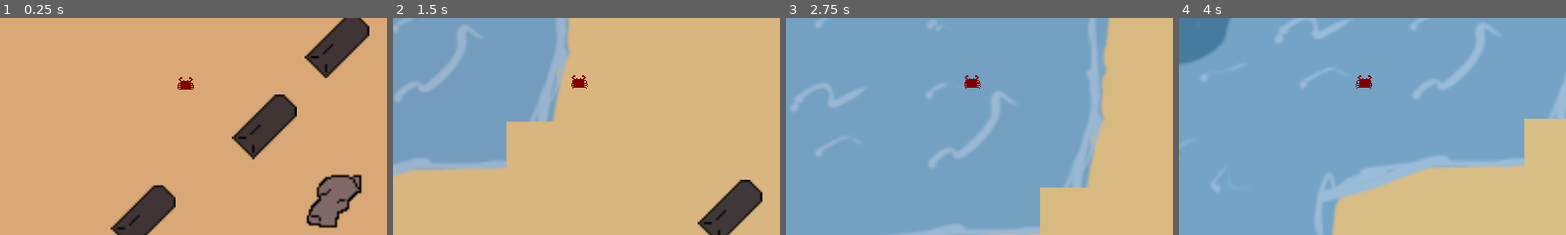
Above: before the commit, frames 1-4 (left to right).
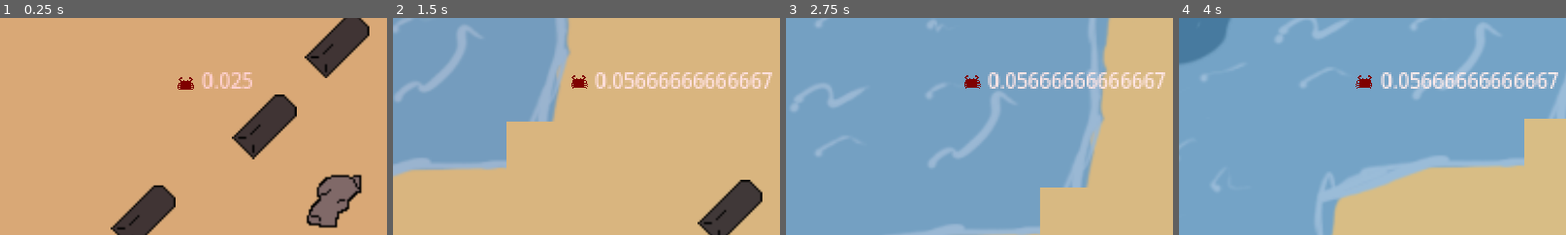
Above: after the commit, the same moments.

Repository: nporposoft/crabs-on-the-island
Game: Godot game, scene res://scenes/island_v1/island_v1.tscn
Two runs of this game, one before a commit and one after it. Both use one fixed random seed, a clock stepped at 60 frames per second and the inputs below.
Inputs:
- Up to frame 1 (0.25 s): no input
- Up to frame 2 (1.5 s): tap Enter at 0.5 s; hold Shift (dodge) 0.53-1.28 s; hold W (move_up) from 0.53 s (still down); tap Shift (dodge) at 1.35 s
- Up to frame 3 (2.75 s): release W (move_up) at 2.03 s; hold A (move_left) from 2.03 s (still down); hold Shift (dodge) from 2.03 s (still down)
- Up to frame 4 (4 s): release Shift (dodge) at 2.78 s; tap Shift (dodge) at 2.85 s; release A (move_left) at 3.53 s; hold S (move_down) from 3.53 s (still down); hold Shift (dodge) from 3.53 s (still down)
The pictures show only the part of the screen within x 26-76%, y 35-85%; the shares and areas given below are measured in that part.

The runs differ from the first frame. In frame 1, 0.5% of the frame differs, in the area x 52-66%, y 25-33%; in frame 2, 1.9%; in frame 3, 2.0%; in frame 4, 2.1%, in the area x 52-98%, y 25-33%.

Commit message:
drain/deplete battery energy

Diff:
--- a/crabs/Crab.gd
+++ b/crabs/Crab.gd
@@ -2,14 +2,24 @@
 
 extends RigidBody2D
 
+@export var move_battery_usage: float = 0.1
+@export var dash_battery_usage: float = 0.5
+@export var harvest_battery_usage: float = 0.1
+
 var _body_resources: Dictionary
-var _carried_resources: Dictionary
+var _carried_resources: Dictionary = {
+	"iron": 0,
+	"cobalt": 0,
+	"silicon": 0,
+	"water": 0,
+	"battery_energy": 0.0,
+}
 var _stats: Dictionary = {
 	"size": 1,
 	"hit_points": 10,
 	"strength": 10,
 	"move_speed": 10.0,
-	"solar_efficiency": 10,
+	"solar_efficiency": 0.1,
 	"battery_capacity": 10,
 	"harvest_speed": 10
 }
@@ -22,9 +32,34 @@
 	_stats = stats
 
 
-func _process(_delta: float) -> void:
+func _process(delta: float) -> void:
+	_update_animation_state()
+	_harvest_sunlight(delta)
+	_deplete_battery_from_movement(delta)
+
+
+func _harvest_sunlight(delta: float) -> void:
+	var time: float = WorldClock.time
+	if time > 0.25 && time < 0.75:
+		var gained_energy: float = _stats.solar_efficiency * delta
+		_set_battery_energy(_carried_resources.battery_energy + gained_energy)
+
+
+func _deplete_battery_from_movement(delta: float) -> void:
+	if !_is_moving():
+		return
+
+	var lost_energy: float = move_battery_usage * delta
+	_set_battery_energy(_carried_resources.battery_energy - lost_energy)
+
+
+func _set_battery_energy(value: float) -> void:
+	_carried_resources.battery_energy = clampf(value, 0, _stats.battery_capacity)
+
+
+func _update_animation_state() -> void:
 	var animation: String
-	if (linear_velocity.length() > 1):
+	if _is_moving():
 		animation = "move"
 	else:
 		animation = "idle"
@@ -32,3 +67,7 @@
 	if animation != _current_animation:
 		_current_animation = animation
 		$AnimatedSprite2D.play(_current_animation)
+
+
+func _is_moving() -> bool:
+	return linear_velocity.length() > 1
--- a/crabs/Crab.tscn
+++ b/crabs/Crab.tscn
@@ -1,7 +1,8 @@
-[gd_scene load_steps=10 format=3 uid="uid://ch3lyfrb4hms3"]
+[gd_scene load_steps=12 format=3 uid="uid://ch3lyfrb4hms3"]
 
 [ext_resource type="Script" path="res://crabs/Crab.gd" id="1_xe67b"]
 [ext_resource type="Texture2D" uid="uid://dkqevv6a7hwt5" path="res://assets/crab.png" id="2_5n7jq"]
+[ext_resource type="Script" path="res://crabs/CrabStatsDebug.gd" id="3_wxbeg"]
 
 [sub_resource type="PhysicsMaterial" id="PhysicsMaterial_0bir5"]
 
@@ -49,6 +50,9 @@
 [sub_resource type="CircleShape2D" id="CircleShape2D_hx6oy"]
 radius = 5.0
 
+[sub_resource type="Theme" id="Theme_4eqcg"]
+default_font_size = 10
+
 [node name="Crab" type="RigidBody2D"]
 physics_material_override = SubResource("PhysicsMaterial_0bir5")
 gravity_scale = 0.0
@@ -64,3 +68,14 @@
 
 [node name="CollisionShape2D" type="CollisionShape2D" parent="."]
 shape = SubResource("CircleShape2D_hx6oy")
+
+[node name="CrabStatsDebug" type="Label" parent="."]
+texture_filter = 1
+offset_left = 8.0
+offset_top = -12.0
+offset_right = 48.0
+offset_bottom = 11.0
+theme = SubResource("Theme_4eqcg")
+vertical_alignment = 1
+script = ExtResource("3_wxbeg")
+_enabled = true
